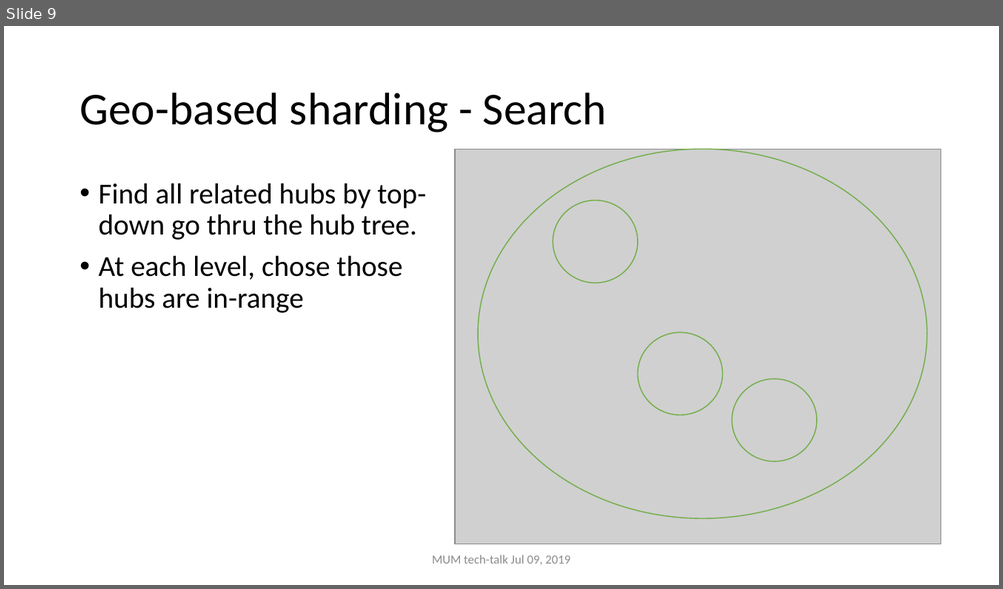
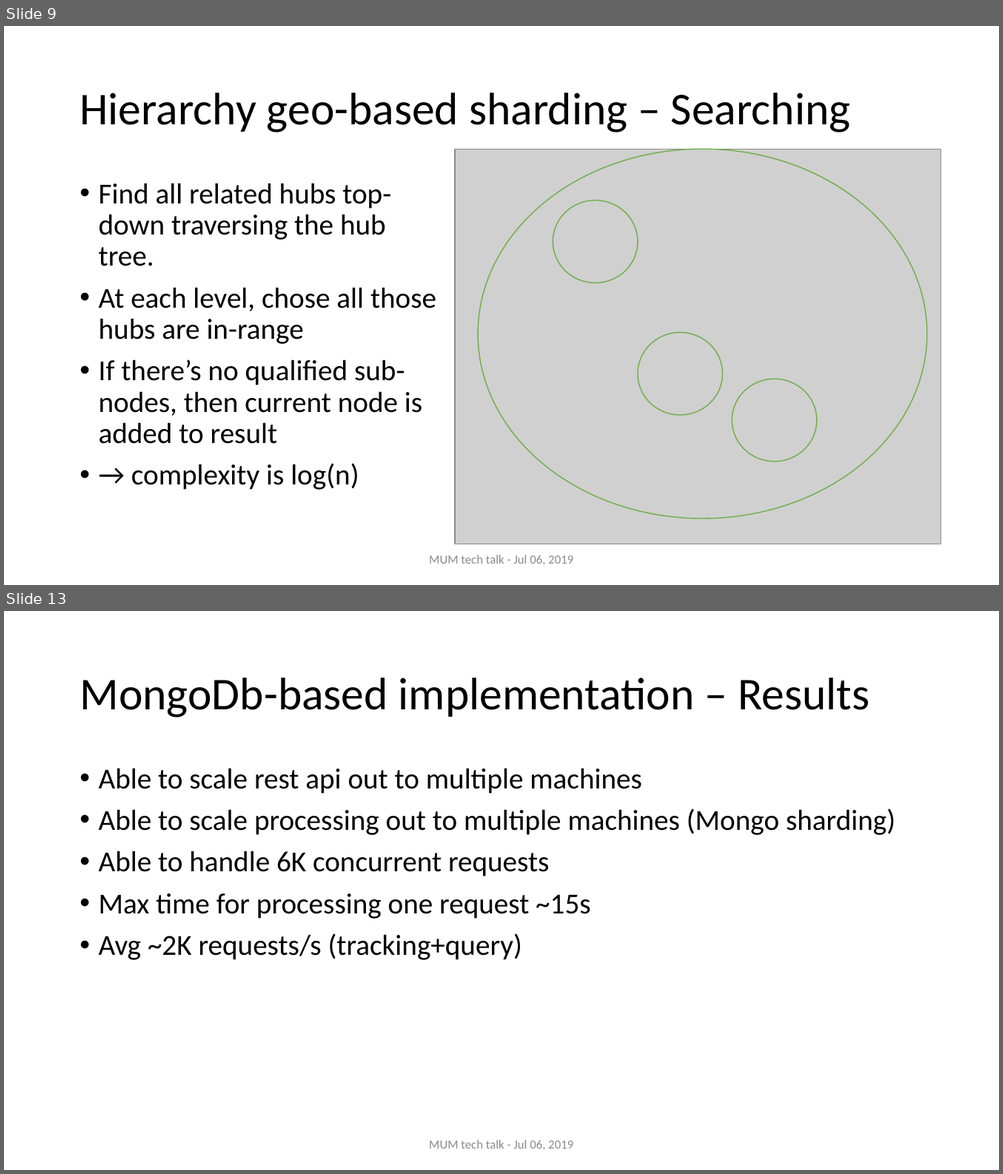
Before and after one commit to nghianghesi/hms, a slide deck: slide.pptx. Shown one above the other, each under a label of ours: slide 9 before the commit, slides 9 and 13 after it; the slides between them are not shown. The pictures are 1003x589 and 1003x1174 pixels, drawn with LibreOffice and Linux fonts; fonts in the diff are those of the drawing; grey boxes stand for pictures. Boxes give left, top, right and bottom in pixels: in the first picture for what was removed or moved away, otherwise in the second. Text is boxed around its words. In the diff, an @@ line names an element or a change of style, - is before the commit and + after.

```diff
--- a/slide.pptx
+++ b/slide.pptx
@@ slide 13 added at box(4, 611, 999, 1170), background #FFFFFF @@
@@ title added at box(79, 678, 869, 718), 44 pt, text #000000 @@
+MongoDb-based implementation – Results
@@ text added at box(99, 768, 895, 960), 28 pt, text #000000 @@
+• Able to scale rest api out to multiple machines
+• Able to scale processing out to multiple machines (Mongo sharding)
+• Able to handle 6K concurrent requests
+• Max time for processing one request ~15s
+• Avg ~2K requests/s (tracking+query)
@@ text added at box(429, 1140, 573, 1150), 12 pt, text #8C8C8C @@
+MUM tech talk - Jul 06, 2019
@@ slide 9 changed as well @@
@@ title at box(79, 93, 851, 133): text changed @@
-Geo-based sharding - Search
+Hierarchy geo-based sharding – Searching
@@ text at box(99, 183, 436, 490): text changed @@
-• Find all related hubs by top-down go thru the hub tree.
-• At each level, chose those hubs are in-range
+• Find all related hubs top-down traversing the hub tree.
+• At each level, chose all those hubs are in-range
+• If there’s no qualified sub-nodes, then current node is added to result
+• → complexity is log(n)
@@ text at box(429, 555, 573, 565): text changed @@
-MUM tech-talk Jul 09, 2019
+MUM tech talk - Jul 06, 2019
```
Also in this commit, not shown: 8 other slides changed, 18 other slides added.
